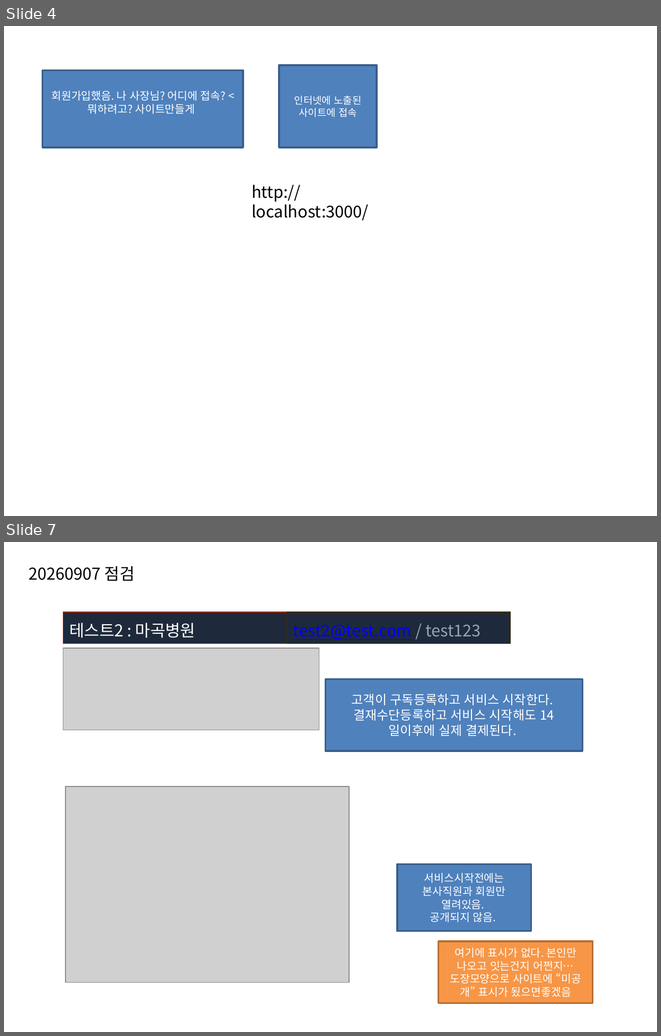
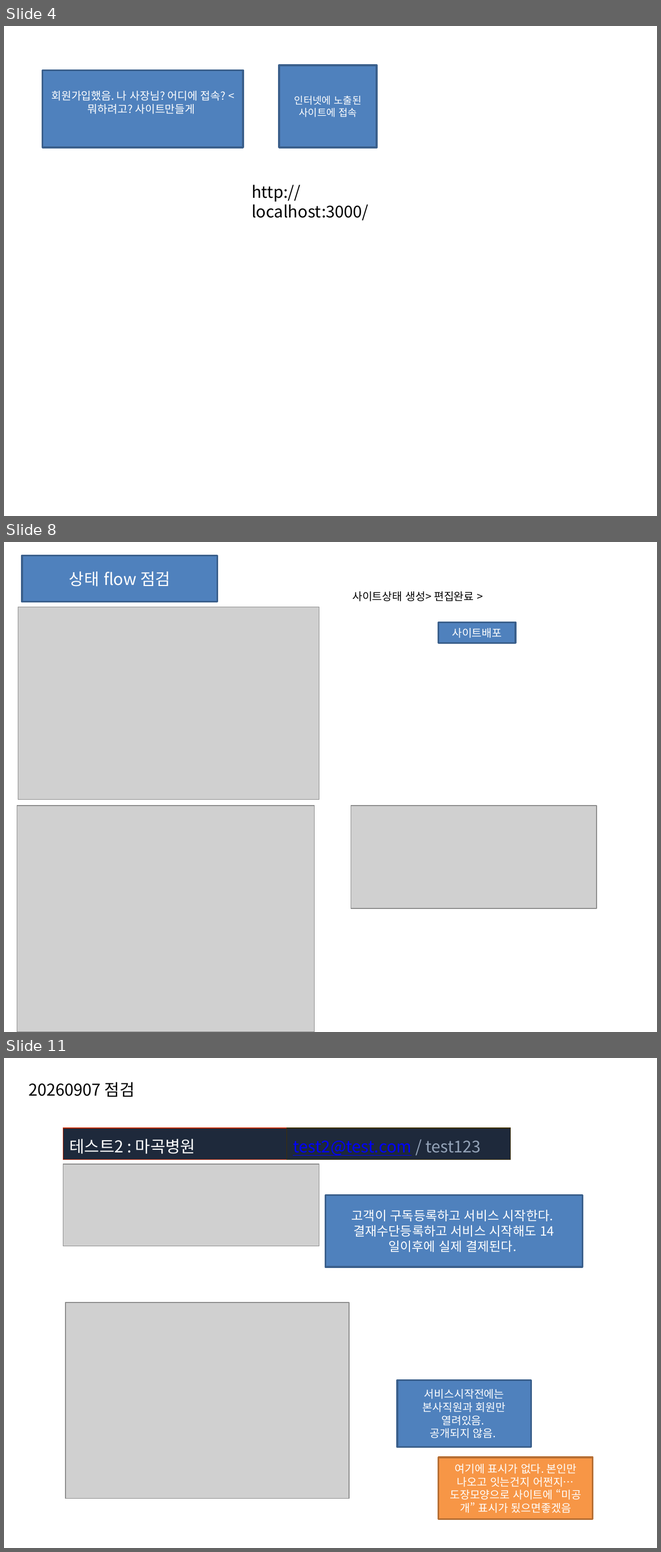
Before and after one commit to oksusoo1/homepageDev, a slide deck: My-plaform기획2.pptx. Shown one above the other, each under a label of ours: slides 4 and 7 before the commit, slides 4, 8 and 11 after it; the slides between them are not shown. The pictures are 661x1036 and 661x1552 pixels, drawn with LibreOffice and Linux fonts; fonts in the diff are those of the drawing; grey boxes stand for pictures. Boxes give left, top, right and bottom in pixels: in the first picture for what was removed or moved away, otherwise in the second. Text is boxed around its words. In the diff, an @@ line names an element or a change of style, - is before the commit and + after.

```diff
--- a/My-plaform기획2.pptx
+++ b/My-plaform기획2.pptx
@@ slide 8 added at [4, 542, 657, 1032], background #FFFFFF @@
@@ rectangle added at [22, 556, 218, 602], fill #4F81BD, outline #3A5F8C 2 pt, 18 pt, text #FFFFFF @@
+상태 flow 점검
@@ text added at [352, 591, 474, 601], 12 pt, text #000000 @@
+사이트상태 생성> 편집완료 >
@@ picture added at [18, 607, 319, 799] @@
@@ rectangle added at [438, 623, 515, 643], fill #4F81BD, outline #3A5F8C 2 pt, 12 pt, text #FFFFFF @@
+사이트배포
@@ picture added at [17, 805, 315, 1032] @@
@@ picture added at [351, 805, 596, 908] @@
@@ what was slide 7 is now slide 11 @@
```
Also in this commit, not shown: 3 other slides added, 18 other files.
